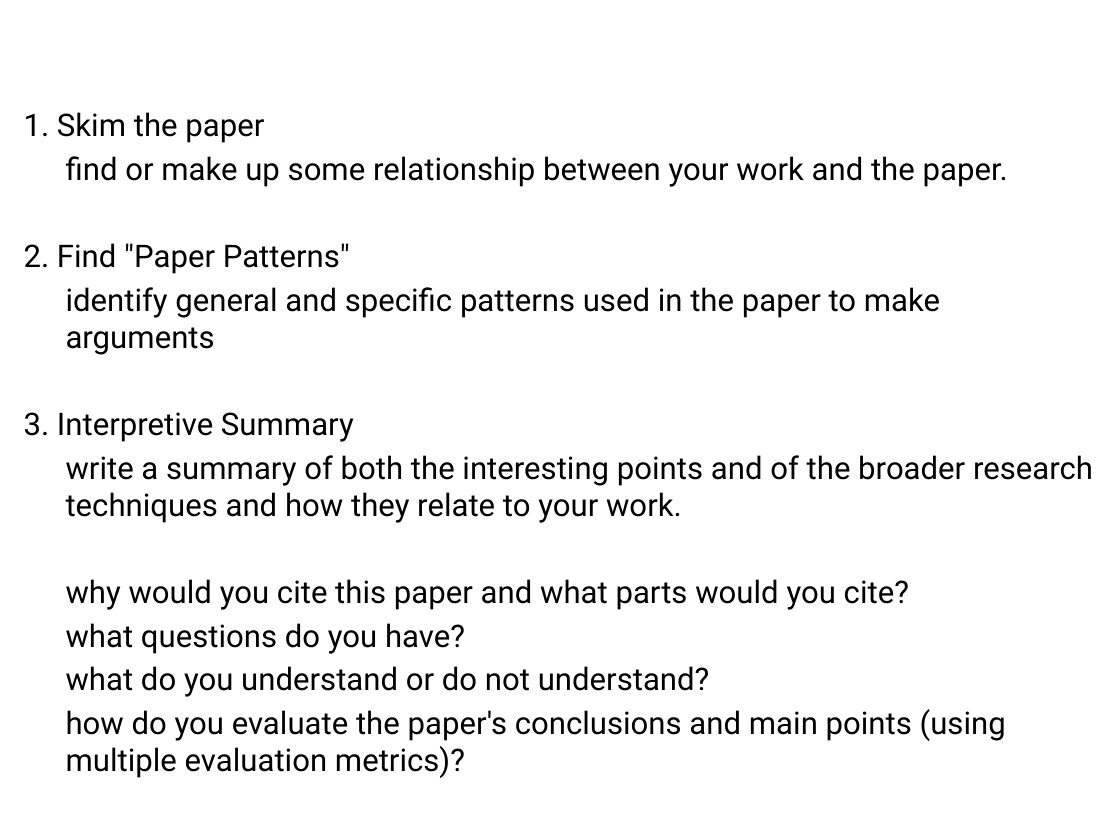
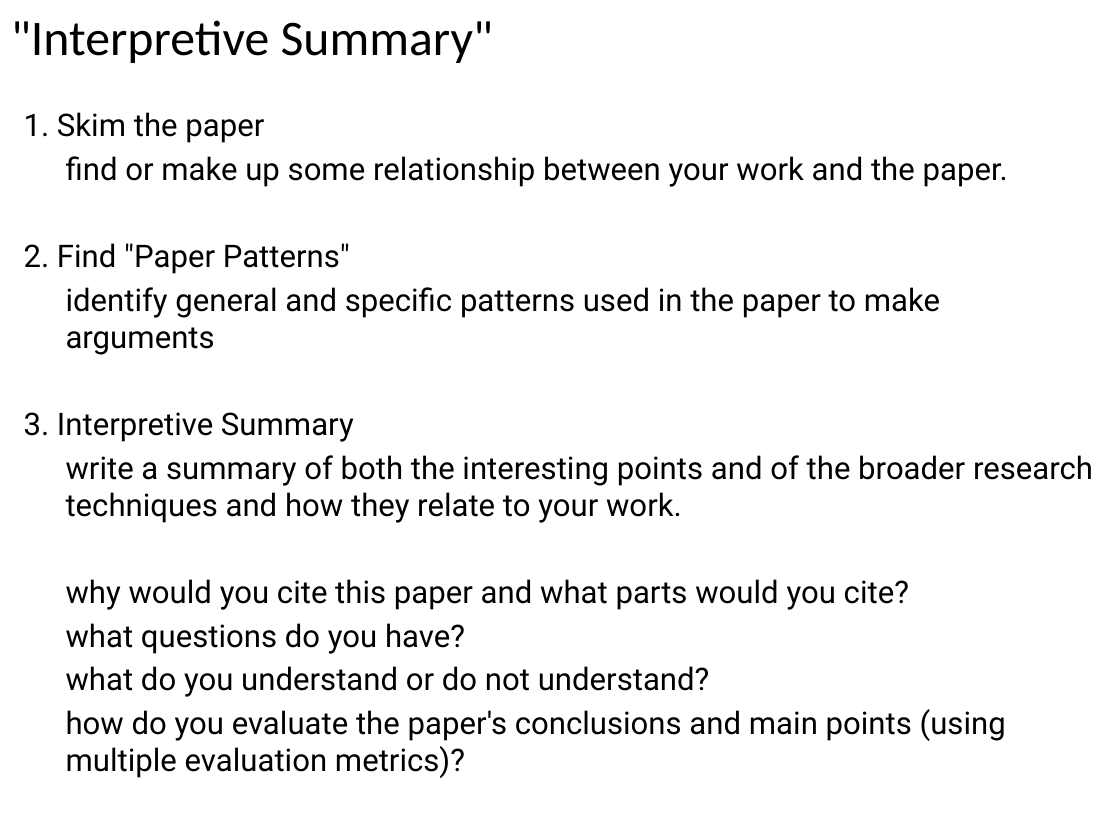
Before and after one commit to angusforbes/mat200c, a slide deck: slide 11 of slides/week2_day2.pptx (slide 13 before the commit). Drawn at 1120x840 pixels with LibreOffice and Linux fonts; fonts in the diff are those of the drawing. Boxes give left, top, right and bottom in pixels: in the first picture for what was removed or moved away, otherwise in the second. Text is boxed around its words. In the diff, an @@ line names an element or a change of style, - is before the commit and + after.

```diff
--- a/slides/week2_day2.pptx
+++ b/slides/week2_day2.pptx
@@ title added at (x1=11, y1=20, x2=493, y2=63), 32 pt, text #000000 @@
+"Interpretive Summary"
```
Also in this commit, not shown: 1 other slide changed, 12 slides removed, 9 other files.
